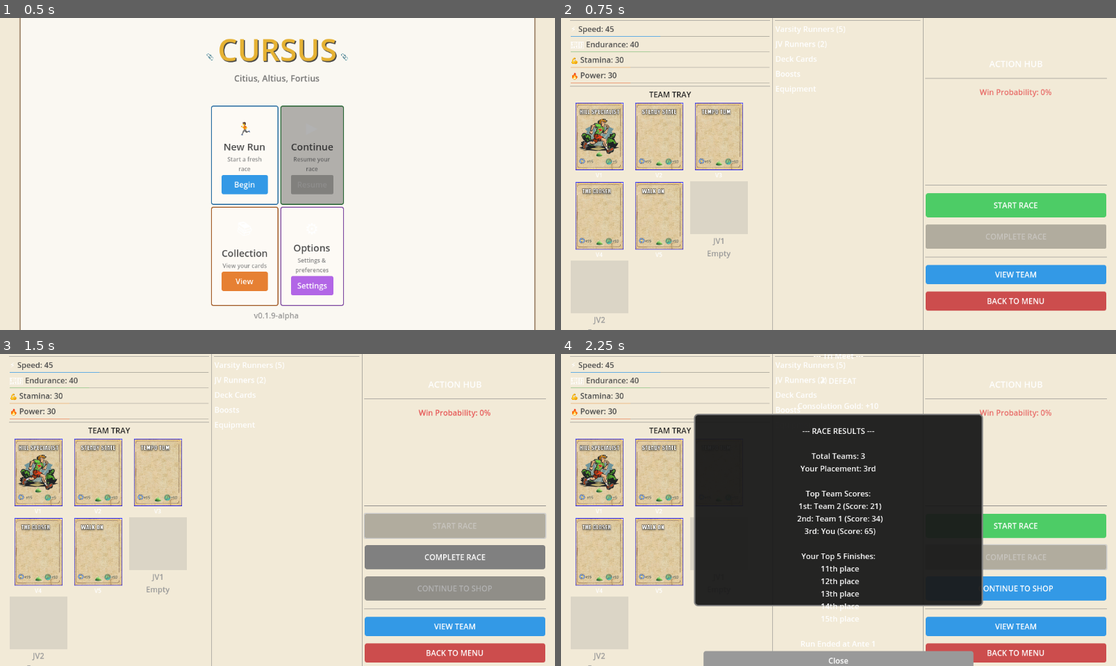
Above: before the commit, frames 1-4 (two rows, left to right).
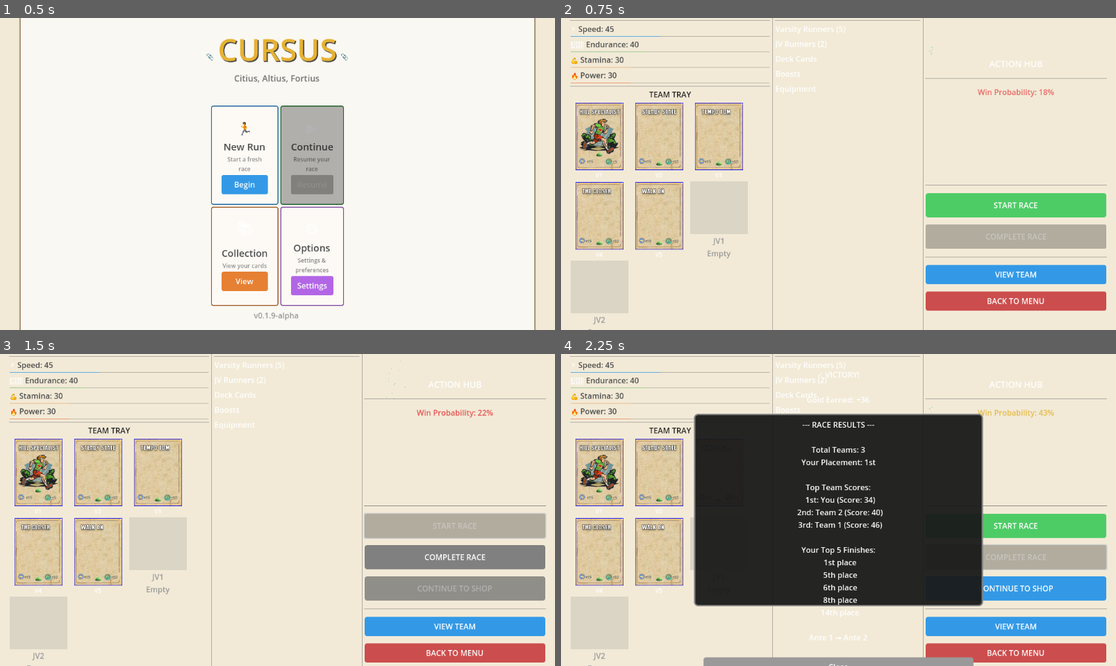
Above: after the commit, the same moments.

Repository: axmariscal/cursus
Game: Godot game, scene res://scenes/core/Main.tscn
The game is run twice, just before and just after one commit, with the same random seed, the same clock (stepped at 60 frames per second) and the same inputs.
Inputs:
- Up to frame 1 (0.5 s): no input
- Up to frame 2 (0.75 s): click "Begin" at 0.5 s
- Up to frame 3 (1.5 s): click "START RACE" at 1.25 s
- Up to frame 4 (2.25 s): click "COMPLETE RACE" at 2 s

Frame 1 is identical in both runs. In frame 2, 0.2% of the frame differs, in the area x 66-89%, y 9-26%; in frame 3, 0.2%; in frame 4, 4.1%, in the area x 25-89%, y 0-100%.

Commit message:
Found a bug where: base stats (10 each) were added to every player runner, making them 3–4x slower than opponents. Players were getting ~3–4x worse performance because base stats were added per runner, while opponents didn't get them.

Diff:
--- a/scripts/run/RaceLogic.gd
+++ b/scripts/run/RaceLogic.gd
@@ -20,10 +20,26 @@
 # This matches the actual race simulation logic
 static func calculate_win_probability_monte_carlo() -> float:
 	if GameManager.varsity_team.size() < 5:
+		print("[DEBUG] Win Probability: Team size < 5, returning 0%")
 		return 0.0
 
 	var wins = 0
 	var original_seed_state = randi()  # Save current RNG state
+
+	# Calculate player team strength for comparison
+	var player_team_strength = 0.0
+	var player_performances: Array[float] = []
+	for runner in GameManager.varsity_team:
+		var strength = calculate_runner_strength(runner, true)
+		player_team_strength += strength
+		player_performances.append(strength)
+	var avg_player_strength = player_team_strength / float(GameManager.varsity_team.size())
+
+	# Track opponent strengths for comparison
+	var opponent_strengths: Array[float] = []
+	var opponent_performances: Array[float] = []
+	var player_race_performances: Array[float] = []
+	var opponent_race_performances: Array[float] = []
 
 	# Run Monte Carlo simulations
 	for i in range(MONTE_CARLO_ITERATIONS):
@@ -35,14 +51,105 @@
 		# Simulate a race
 		var race_result = _simulate_single_race()
 
+		# Track performance data for first few simulations
+		if i < 5:
+			var player_avg = race_result.get("avg_player_perf", 0.0)
+			var opponent_avg = race_result.get("avg_opponent_perf", 0.0)
+			var placement = race_result.get("player_placement", -1)
+			var score = race_result.get("player_score", -1)
+
+			print("[DEBUG] Simulation %d:" % i)
+			print("  Player Avg Performance: %.2f (lower is better)" % player_avg)
+			print("  Opponent Avg Performance: %.2f (lower is better)" % opponent_avg)
+			print("  Performance Ratio: %.2f (player/opponent, >1 means player slower)" % (player_avg / max(0.001, opponent_avg)))
+			print("  Player Score: %d (lower is better)" % score)
+			print("  Placement: %d" % placement)
+			print("  Won: %s" % race_result.won)
+			print("")
+
 		if race_result.won:
 			wins += 1
 
+		# Track average performances across all simulations
+		if i == 0:
+			# Initialize tracking arrays
+			player_race_performances.clear()
+			opponent_race_performances.clear()
+
+		player_race_performances.append(race_result.get("avg_player_perf", 0.0))
+		opponent_race_performances.append(race_result.get("avg_opponent_perf", 0.0))
+
 	# Restore original RNG state
 	randomize()
 
+	# Calculate win probability
+	var win_probability = (float(wins) / float(MONTE_CARLO_ITERATIONS)) * 100.0
+
+	# DEBUG: Log comprehensive statistics
+	var separator = "============================================================"
+	print(separator)
+	print("[DEBUG] WIN PROBABILITY CALCULATION")
+	print(separator)
+	print("Ante: %d | Race Type: %s" % [GameManager.current_ante, GameManager.get_race_type_name()])
+	print("Team Size: %d varsity runners" % GameManager.varsity_team.size())
+	print("")
+	print("PLAYER STRENGTH:")
+	print("  Average Runner Strength: %.2f" % avg_player_strength)
+	print("  Total Team Strength: %.2f" % player_team_strength)
+	print("  Individual Strengths: ", player_performances)
+	print("")
+	print("BOOSTS & EQUIPMENT:")
+	print("  Boosts (Jokers): %d" % GameManager.jokers.size())
+	for boost in GameManager.jokers:
+		var effect = GameManager.get_item_effect(boost, "boosts")
+		print("    - %s: multiplier=%.2f, speed=%d, power=%d, endurance=%d, stamina=%d" % [
+			boost, effect.multiplier, effect.speed, effect.power, effect.endurance, effect.stamina
+		])
+	print("  Equipment: %d items" % GameManager.shop_inventory.size())
+	print("  Deck Cards: %d cards" % GameManager.deck.size())
+	print("")
+	# Calculate average performances across all simulations
+	var avg_player_race_perf = 0.0
+	var avg_opponent_race_perf = 0.0
+	if player_race_performances.size() > 0:
+		for perf in player_race_performances:
+			avg_player_race_perf += perf
+		avg_player_race_perf /= float(player_race_performances.size())
+	if opponent_race_performances.size() > 0:
+		for perf in opponent_race_performances:
+			avg_opponent_race_perf += perf
+		avg_opponent_race_perf /= float(opponent_race_performances.size())
+
+	print("OPPONENT STRENGTH:")
+	# Calculate target opponent strength for comparison
+	var target_opponent_strength = calculate_target_opponent_strength()
+	var difficulty_multiplier = 1.0 + (pow(GameManager.current_ante, DIFFICULTY_EXPONENT) * BASE_DIFFICULTY_MULTIPLIER)
+	print("  Target Base Strength: %.2f" % target_opponent_strength)
+	print("  Difficulty Multiplier: %.2f (ante %d)" % [difficulty_multiplier, GameManager.current_ante])
+	print("  Effective Opponent Strength: %.2f" % (target_opponent_strength * difficulty_multiplier))
+	print("")
+	print("RACE PERFORMANCE (across all simulations):")
+	print("  Avg Player Performance: %.2f (lower = better finish)" % avg_player_race_perf)
+	print("  Avg Opponent Performance: %.2f (lower = better finish)" % avg_opponent_race_perf)
+	if avg_opponent_race_perf > 0:
+		var perf_ratio = avg_player_race_perf / avg_opponent_race_perf
+		print("  Performance Ratio: %.2f (player/opponent)" % perf_ratio)
+		if perf_ratio > 1.0:
+			print("    ⚠️  Player is SLOWER than opponents (ratio > 1.0)")
+		else:
+			print("    ✓ Player is FASTER than opponents (ratio < 1.0)")
+	print("")
+	print("MONTE CARLO RESULTS:")
+	print("  Simulations: %d" % MONTE_CARLO_ITERATIONS)
+	print("  Wins: %d" % wins)
+	print("  Losses: %d" % (MONTE_CARLO_ITERATIONS - wins))
+	print("  Win Probability: %.2f%%" % win_probability)
+	if win_probability == 0.0:
+		print("  ⚠️  WARNING: Win probability is 0% - opponents may be too strong!")
+	print(separator)
+
 	# Return win probability as percentage
-	return (float(wins) / float(MONTE_CARLO_ITERATIONS)) * 100.0
+	return win_probability
 
 
 # Simulate a single race (used by Monte Carlo)
@@ -53,9 +160,14 @@
 	# Calculate performance for all runners
 	var all_runners: Array[Dictionary] = []
 
+	# Track player and opponent performances for debugging
+	var player_perfs: Array[float] = []
+	var opponent_perfs: Array[float] = []
+
 	# Add player varsity runners
 	for runner in GameManager.varsity_team:
 		var performance = calculate_runner_performance(runner, true)
+		player_perfs.append(performance)
 		all_runners.append({
 			"name": runner,
 			"performance": performance,
@@ -68,6 +180,7 @@
 		var opponent_team = opponent_teams[team_index]
 		for runner in opponent_team:
 			var performance = calculate_runner_performance(runner, false)  # false = is opponent
+			opponent_perfs.append(performance)
 			all_runners.append({
 				"name": runner,
 				"performance": performance,
@@ -138,6 +251,18 @@
 			player_placement = i + 1  # 1st, 2nd, 3rd, etc.
 			break
 
+	# Calculate average performances for debugging
+	var avg_player_perf = 0.0
+	var avg_opponent_perf = 0.0
+	if player_perfs.size() > 0:
+		for perf in player_perfs:
+			avg_player_perf += perf
+		avg_player_perf /= float(player_perfs.size())
+	if opponent_perfs.size() > 0:
+		for perf in opponent_perfs:
+			avg_opponent_perf += perf
+		avg_opponent_perf /= float(opponent_perfs.size())
+
 	# Determine win condition
 	var won = false
 	match GameManager.current_race_type:
@@ -150,7 +275,15 @@
 		GameManager.RaceType.CHAMPIONSHIP:
 			won = player_placement <= 3  # Top 3
 
-	return {"won": won}
+	return {
+		"won": won,
+		"player_placement": player_placement,
+		"player_score": player_score,
+		"avg_player_perf": avg_player_perf,
+		"avg_opponent_perf": avg_opponent_perf,
+		"player_perfs": player_perfs,
+		"opponent_perfs": opponent_perfs
+	}
 
 
 # Calculate a runner's race performance score (lower = better finish)
@@ -193,11 +326,14 @@
 			endurance += card_effect.endurance
 			stamina += card_effect.stamina
 
-		# Add base stats
-		speed += GameManager.base_speed
-		power += GameManager.base_power
-		endurance += GameManager.base_endurance
-		stamina += GameManager.base_stamina
+		# NOTE: Base stats should NOT be added per-runner in performance calculation
+		# Base stats are team-wide bonuses that are already reflected in runner base stats
+		# Adding them here makes players 3-4x slower than opponents!
+		# The base stats (10 each) were causing player performance to be 15-20 vs opponent 4-5
+		# speed += GameManager.base_speed  # REMOVED - causes massive performance imbalance
+		# power += GameManager.base_power  # REMOVED
+		# endurance += GameManager.base_endurance  # REMOVED
+		# stamina += GameManager.base_stamina  # REMOVED
 
 		# Apply multiplier to all stats
 		speed = int(speed * multiplier)
@@ -277,11 +413,12 @@
 			endurance += card_effect.endurance
 			stamina += card_effect.stamina
 
-		# Add base stats
-		speed += GameManager.base_speed
-		power += GameManager.base_power
-		endurance += GameManager.base_endurance
-		stamina += GameManager.base_stamina
+		# NOTE: Base stats should NOT be added per-runner in strength calculation either
+		# This matches the performance calculation fix above
+		# speed += GameManager.base_speed  # REMOVED
+		# power += GameManager.base_power  # REMOVED
+		# endurance += GameManager.base_endurance  # REMOVED
+		# stamina += GameManager.base_stamina  # REMOVED
 
 		# Apply multiplier to all stats
 		speed = int(speed * multiplier)
